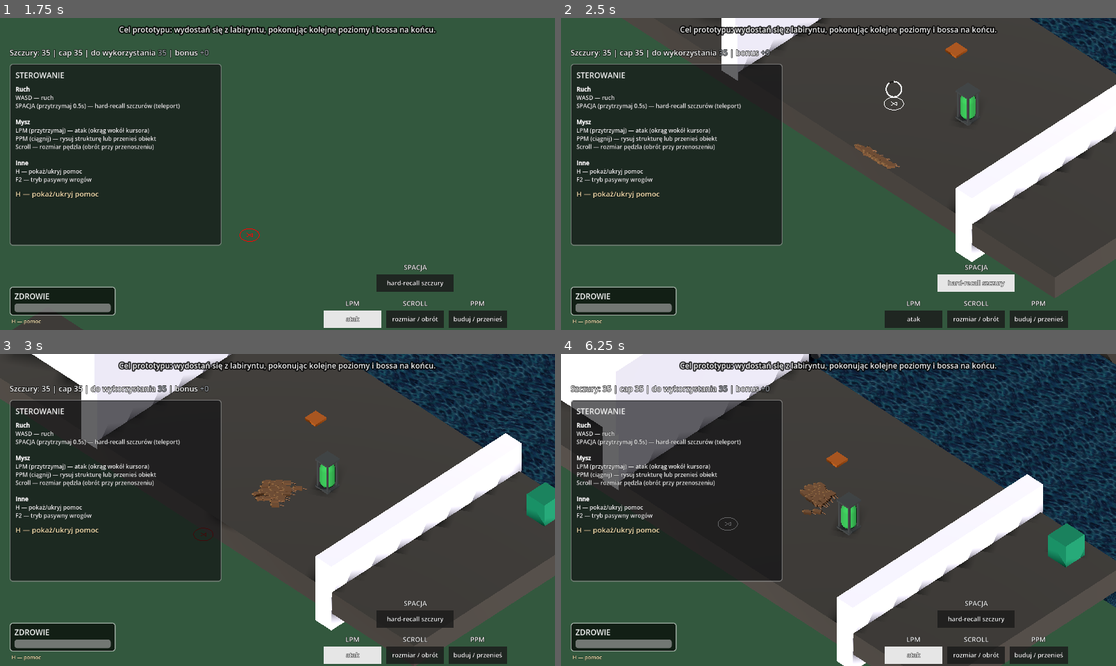
Above: before the commit, frames 1-4 (two rows, left to right).
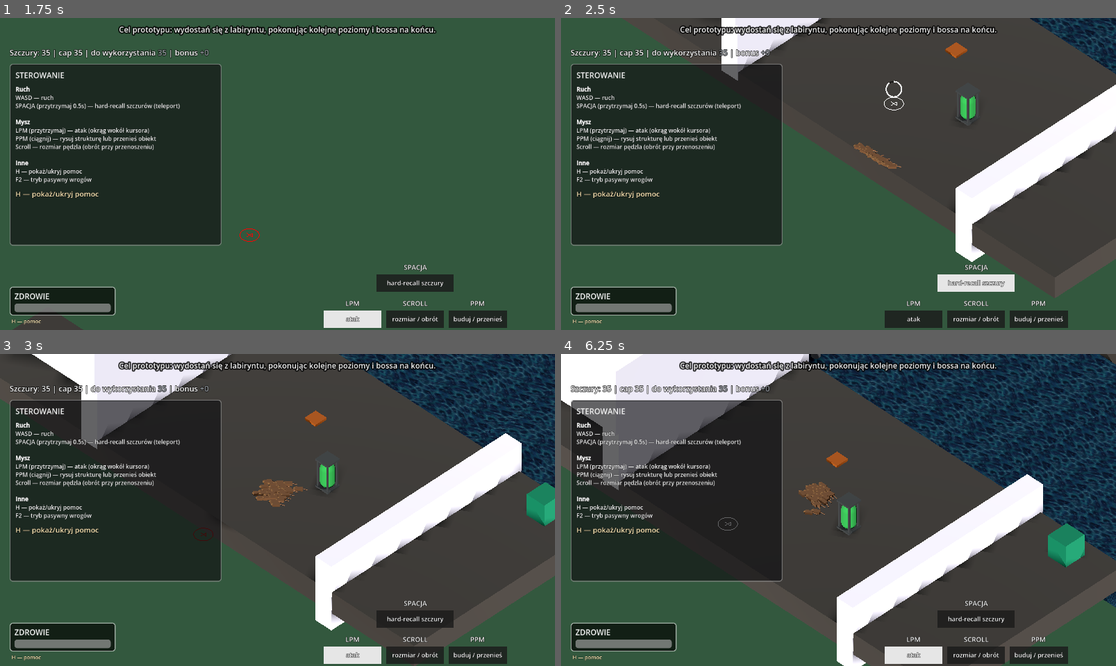
Above: after the commit, the same moments.

Repository: VirtuaIL/ZTGK-Prototyp
Game: Godot game, scene res://scenes/levels/levelTesting.tscn
Same seed, same stepped clock (60 frames per second), same inputs: the game is played once before the commit and once after it. This scene is started directly instead of the project's main scene.
Inputs (mouse positions are in pixels of both pictures, inside the frame that each line leads up to):
- Up to frame 1 (1.75 s): tap Enter at 0.5 s; move the mouse to (399, 158) at 0.52 s; hold D (move_right) 0.53-1.25 s; hold Space (recall_rats) 0.53-1.25 s; click (399, 158) at 0.67 s; drag from (166, 189) to (249, 236) at 1.27 s
- Up to frame 2 (2.5 s): move the mouse to (894, 105) at 2.02 s; hold D (move_right) from 2.03 s (still down); hold Space (recall_rats) from 2.03 s (still down)
- Up to frame 3 (3 s): release D (move_right) at 2.75 s; release Space (recall_rats) at 2.75 s; drag from (249, 572) to (111, 463) at 2.77 s
- Up to frame 4 (6.25 s): move the mouse to (1005, 556) at 3.52 s; hold A (move_left) 3.53-4.25 s; hold Space (recall_rats) 3.53-4.25 s; drag from (672, 463) to (755, 432) at 4.27 s; move the mouse to (866, 510) at 5.02 s; hold S (move_back) 5.03-5.75 s; hold Space (recall_rats) 5.03-5.75 s; click (866, 510) at 5.17 s; drag from (755, 432) to (727, 525) at 5.77 s

Frame 1 is identical in both runs. In frame 2, less than 0.1% of the frame differs, in the area x 52-62%, y 39-49%; in frame 3, 0.1%; in frame 4, 0.2%, in the area x 42-50%, y 40-52%.

Commit message:
Update levelTesting.tscn

Diff:
--- a/scenes/levels/levelTesting.tscn
+++ b/scenes/levels/levelTesting.tscn
@@ -552,6 +552,9 @@
 [node name="door89" parent="walls" unique_id=1284933332 instance=ExtResource("10_0uoyi")]
 transform = Transform3D(1.9800001, 0, 0, 0, 1.494, 0, 0, 0, 1.453, -6.975178, 0, -394.00476)
 
+[node name="door90" parent="walls" unique_id=724659402 instance=ExtResource("10_0uoyi")]
+transform = Transform3D(3.8016005, 0, 0, 0, 1.494, 0, 0, 0, 1.453, 12.047474, 0, -394.00476)
+
 [node name="door82" parent="walls" unique_id=213021301 instance=ExtResource("10_0uoyi")]
 transform = Transform3D(-1.7309707e-08, 0, 2.6153996, 0, 1.494, 0, -0.39599997, 0, -1.14322745e-07, -90.546234, -4.374836, -229.33913)
 
